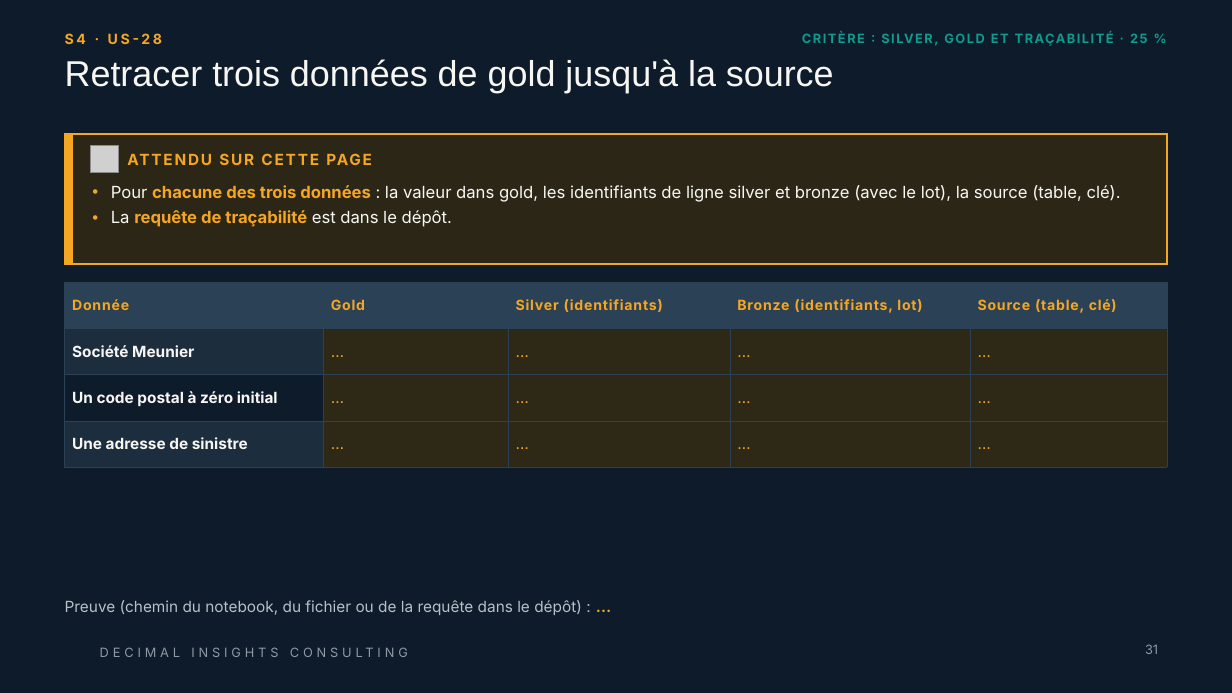
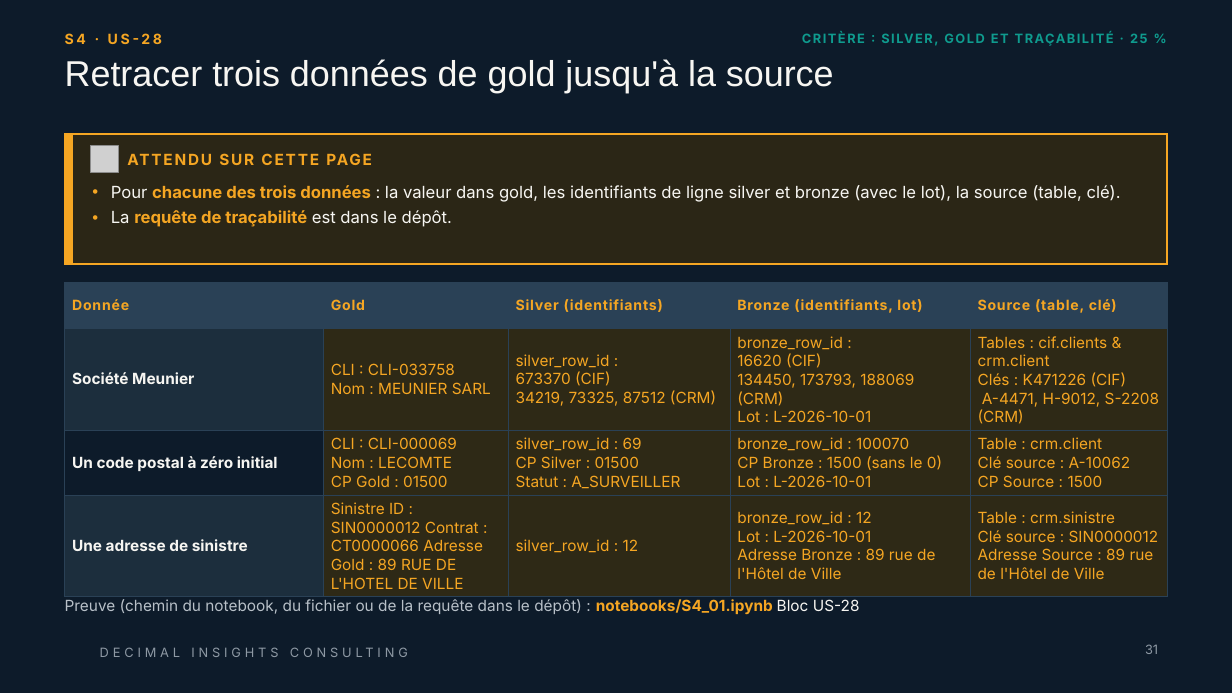
Before and after one commit to Samii05/td-qualite-g01, a slide deck: slide 31 of livrables/Livrable_Groupe_TD_AssurConnect.pptx. Drawn at 1232x693 pixels with LibreOffice and Linux fonts; fonts in the diff are those of the drawing; grey boxes stand for pictures; background and template pictures are left out. Boxes give left, top, right and bottom in pixels: in the first picture for what was removed or moved away, otherwise in the second. Text is boxed around its words. In the diff, an @@ line names an element or a change of style, - is before the commit and + after.

Commit message:
S4 : traçabilité de Gold jusqu'à la source (US-28)

```diff
--- a/livrables/Livrable_Groupe_TD_AssurConnect.pptx
+++ b/livrables/Livrable_Groupe_TD_AssurConnect.pptx
@@ table at box(65, 283, 1167, 661) @@
-row 2: Société Meunier | … | … | … | …
+row 2: Société Meunier | CLI : CLI-033758 / Nom : MEUNIER SARL | silver_row_id : / 673370 (CIF) / 34219, 73325, 87512 (CRM) | bronze_row_id : / 16620 (CIF) / 134450, 173793, 188069 (CRM) / Lot : L-2026-10-01 | Tables : cif.clients & crm.client / Clés : K471226 (CIF) / A-4471, H-9012, S-2208 (CRM)
-row 3: Un code postal à zéro initial | … | … | … | …
+row 3: Un code postal à zéro initial | CLI : CLI-000069 / Nom : LECOMTE / CP Gold : 01500 | silver_row_id : 69 / CP Silver : 01500 / Statut : A_SURVEILLER | bronze_row_id : 100070 / CP Bronze : 1500 (sans le 0) / Lot : L-2026-10-01 | Table : crm.client / Clé source : A-10062 / CP Source : 1500
-row 4: Une adresse de sinistre | … | … | … | …
+row 4: Une adresse de sinistre | Sinistre ID : SIN0000012 Contrat : CT0000066 Adresse Gold : 89 RUE DE L'HOTEL DE VILLE | silver_row_id : 12 | bronze_row_id : 12 / Lot : L-2026-10-01 / Adresse Bronze : 89 rue de l'Hôtel de Ville | Table : crm.sinistre / Clé source : SIN0000012 Adresse Source : 89 rue de l'Hôtel de Ville
@@ text at box(65, 599, 860, 614): text changed @@
-Preuve (chemin du notebook, du fichier ou de la requête dans le dépôt) : …
+Preuve (chemin du notebook, du fichier ou de la requête dans le dépôt) : notebooks/S4_01.ipynb Bloc US-28
```
Also in this commit, not shown: 1 other file.
